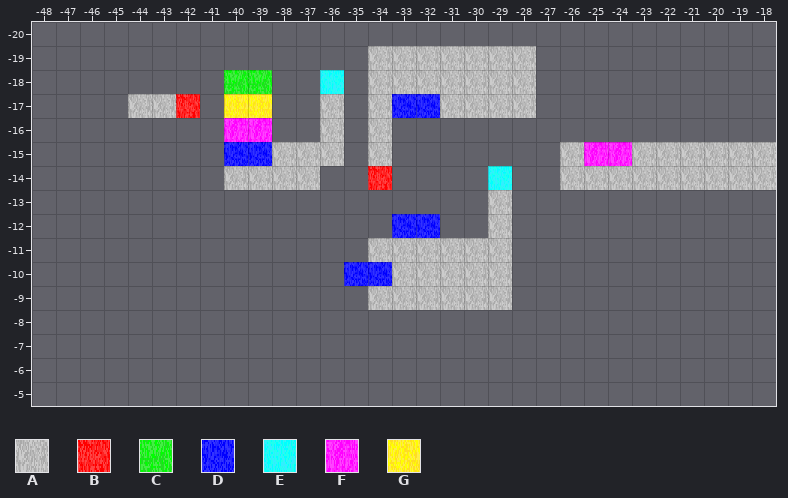
An edit to a level. Tiled map, tiled/luanti_sokoblox_map.tmx. The picture above is the old version.
Cells are 32x32 px. Shown: x -48..-18, y -20..-5.
Key: from "sokoblox_luanti": A 0 "sokoblox_stone", B 7 "sokoblox_red", C 8 "sokoblox_green", D 9 "sokoblox_blue", E 10 "sokoblox_cyan", F 11 "sokoblox_magenta", G 12 "sokoblox_yellow".
_ is an empty cell.
Layer "Tile Layer 1" before, first column x -48:
-20 _______________________________
-19 ______________AAAAAAA__________
-18 ________CC__E_AAAAAAA__________
-17 ____AAB_GG__A_ADDAAAA__________
-16 ________FF__A_A________________
-15 ________DDAAA_A_______AFFAAAAAA
-14 ________AAAA__B____E__AAAAAAAAA
-13 ___________________A___________
-12 _______________DD__A___________
-11 ______________AAAAAA___________
-10 _____________DDAAAAA___________
 -9 ______________AAAAAA___________
 -8 _______________________________
 -7 _______________________________
 -6 _______________________________
 -5 _______________________________
Now the later version:
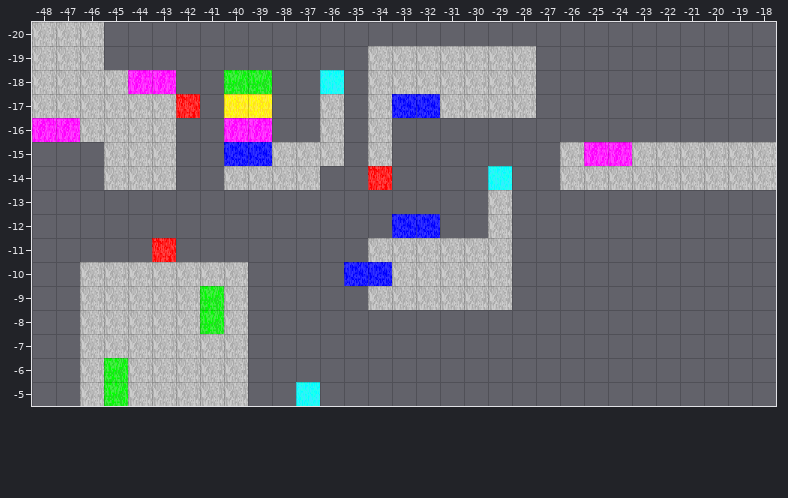
Difference:
Layer "Tile Layer 1":
There is now tile A in rows -20 to -19 at x -48 to -46; in rows -18 to -17 at x -48 to -45; in row -16 at x -46 to -43; in rows -15 to -14 at x -45 to -43; in row -10 at x -46 to -40; in rows -9 to -8 at x -46 to -42 and -40.
There is now tile A in row -7 at x -46 to -40; in rows -6 to -5 at x -46 and -44 to -40.
There is now tile B in row -11 at x -43.
There is now tile C in rows -9 to -8 at x -41; in rows -6 to -5 at x -45.
There is now tile E in row -5 at x -37.
There is now tile F in row -18 at x -44 to -43; in row -16 at x -48 to -47.
Pixel boxes of the changes (left, top, right, bottom) in both pictures:
added: (32, 22, 176, 190)
added: (80, 238, 248, 406)
added: (296, 382, 320, 406)
